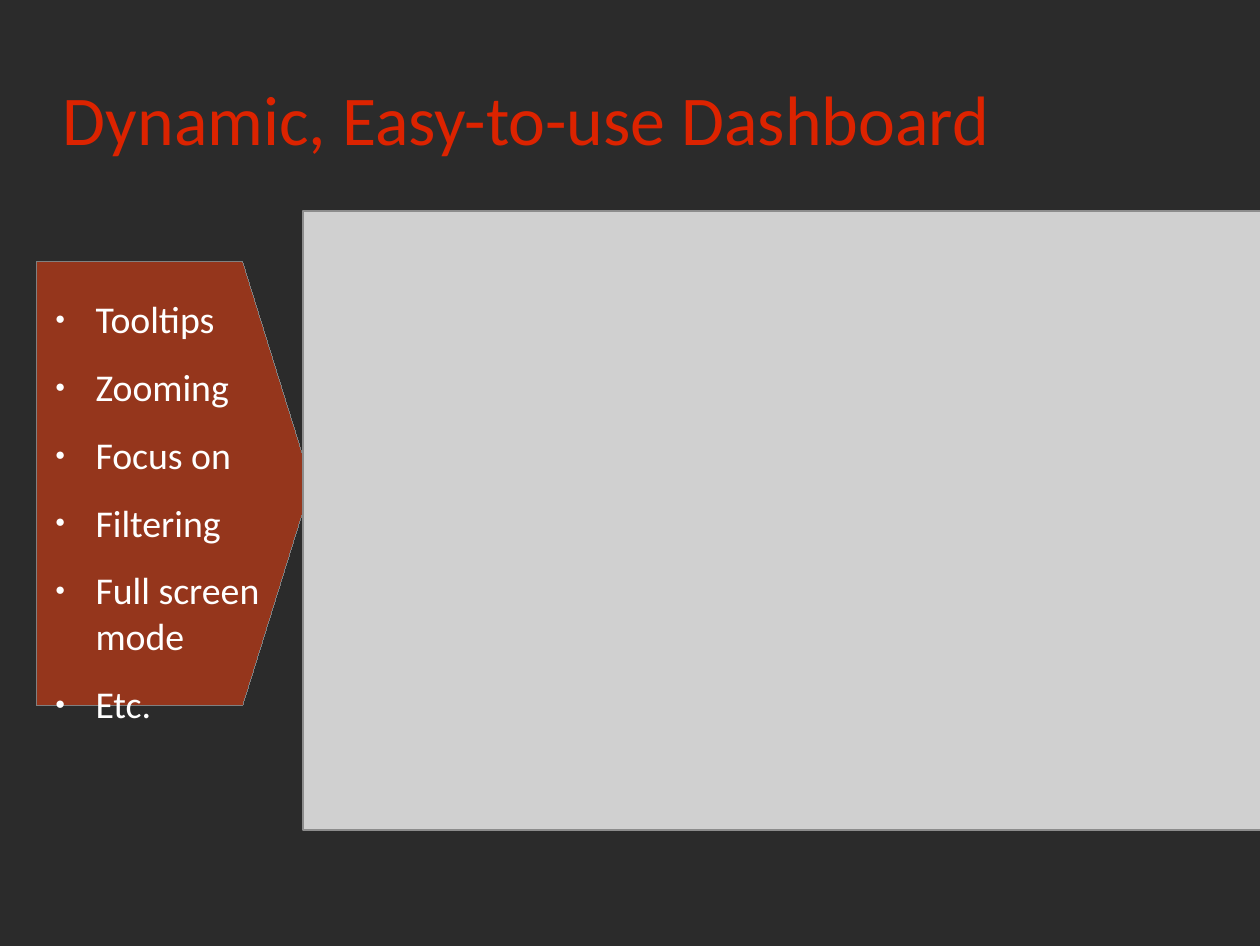
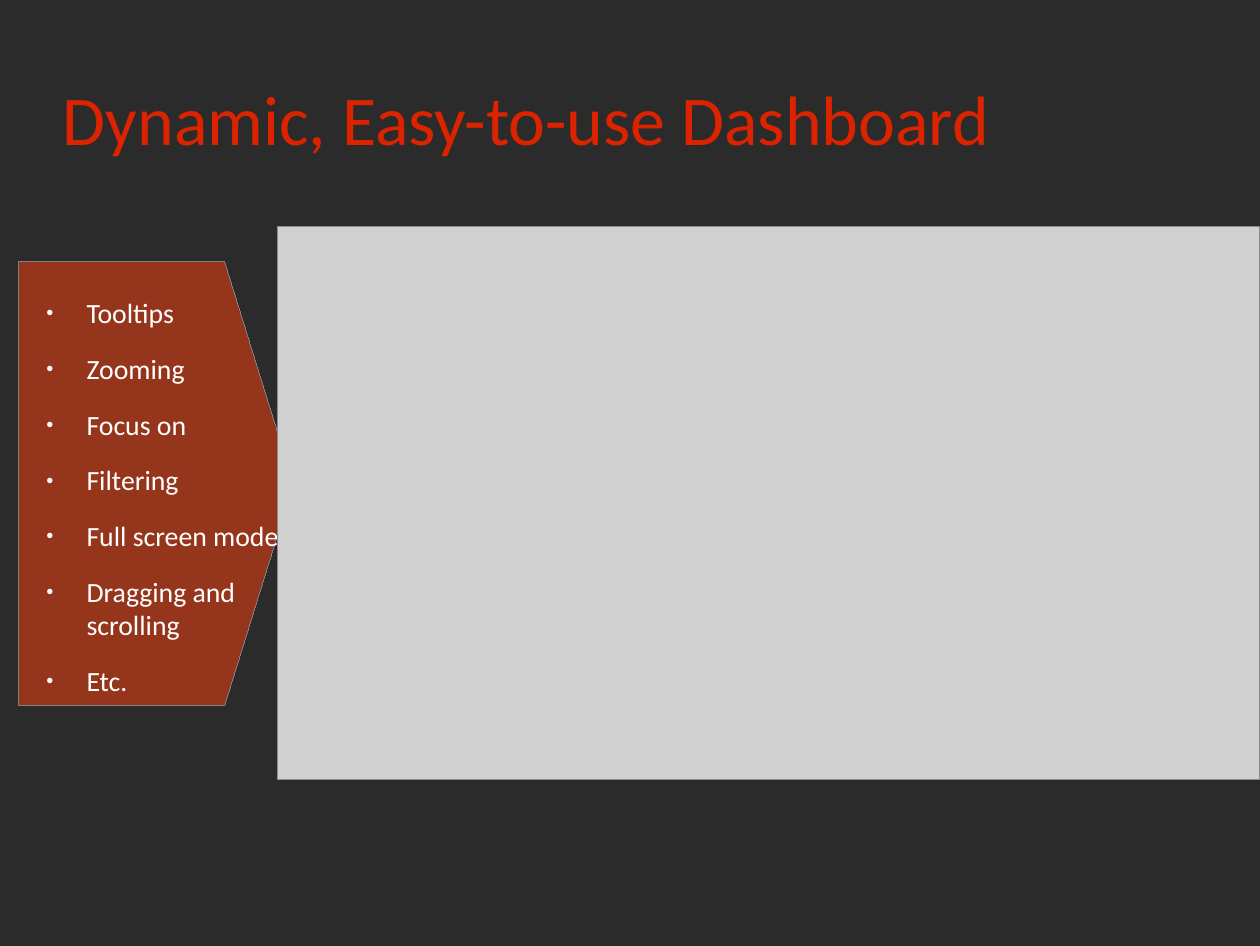
Before and after one commit to rchakode/realopinsight, a slide deck: slide 20 of doc/talks/rmll-2013.odp (slide 19 before the commit). Drawn at 1260x946 pixels with LibreOffice and Linux fonts; fonts in the diff are those of the drawing; grey boxes stand for pictures; background and template pictures are left out; a plain dark background stands for a picture behind light text. Boxes give left, top, right and bottom in pixels: in the first picture for what was removed or moved away, otherwise in the second. Text is boxed around its words. In the diff, an @@ line names an element or a change of style, - is before the commit and + after.

```diff
--- a/doc/talks/rmll-2013.odp
+++ b/doc/talks/rmll-2013.odp
@@ picture: place and size @@
-picture at [303, 210, 1260, 829]
+picture at [278, 226, 1260, 779]
@@ freeform shape: place and size @@
-freeform shape at [37, 262, 312, 705]
+freeform shape at [18, 262, 294, 705]
@@ text "Tooltips": place and size @@
-text "Tooltips" at [96, 306, 260, 727]
+text "Tooltips" at [87, 303, 278, 640]
@@ text at [87, 303, 278, 553]: size 23.8 to 17.5 pt in "Tooltips", "Zooming", "Focus on", "Filtering" and 2 more places @@
@@ text at [87, 582, 235, 640]: paragraph added @@
+● Dragging and scrolling
```
Also in this commit, not shown: 9 other slides changed, 4 slides added, 3 slides removed, 2 other files.
